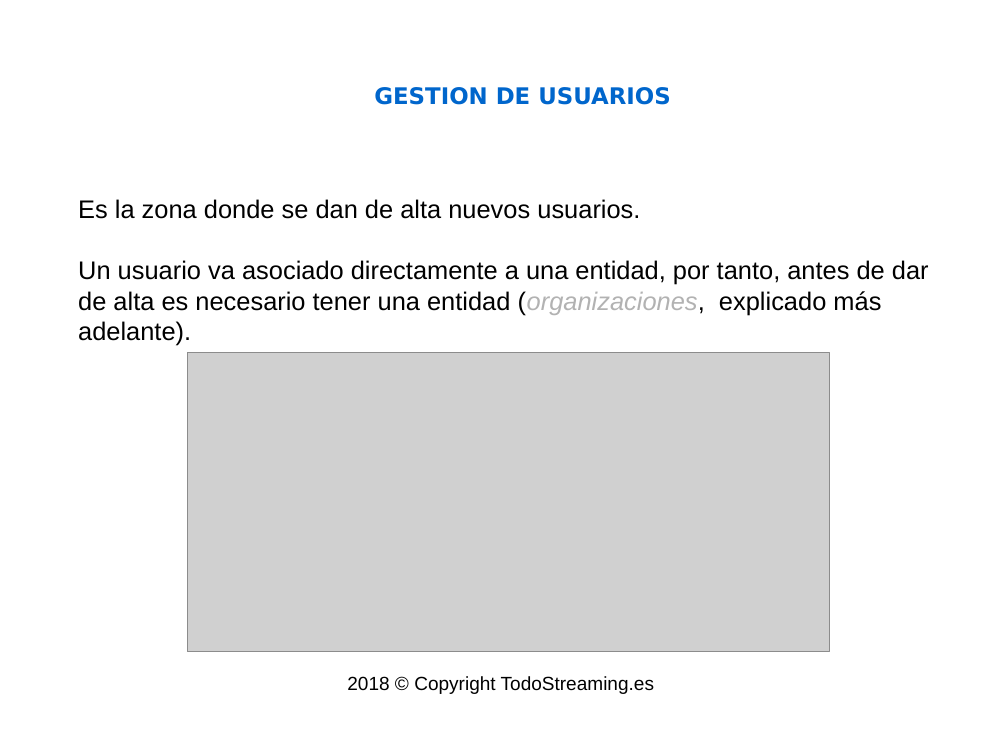
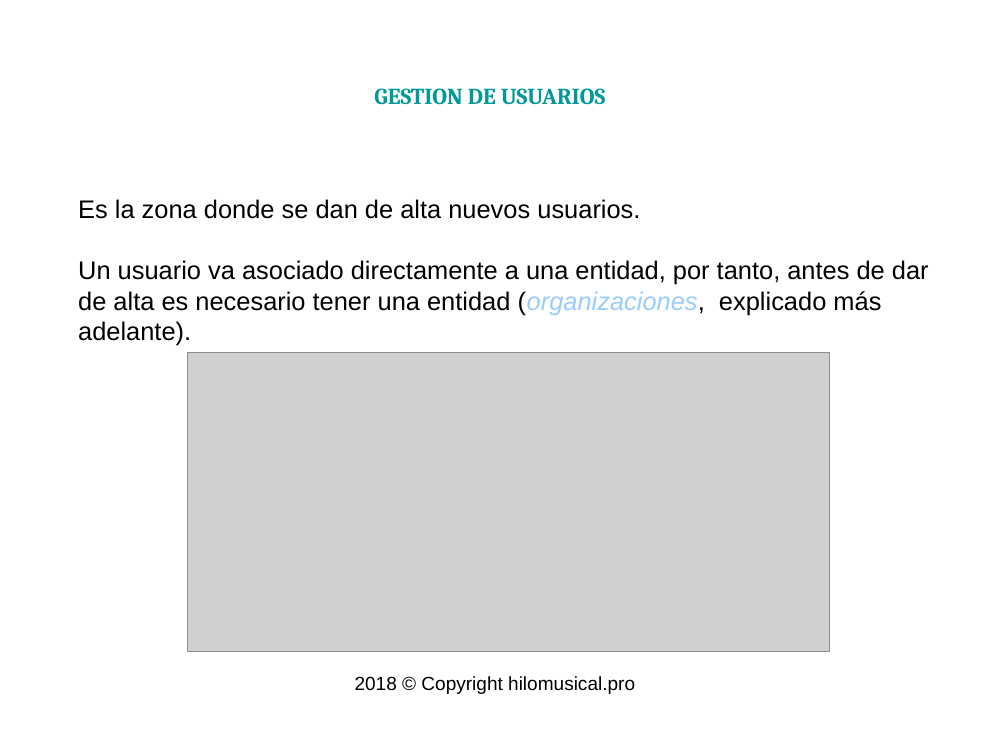
Before and after one commit to isaacml/instore, a slide deck: slide 6 of docs/Manual Administrador.odp. Drawn at 1008x756 pixels with LibreOffice and Linux fonts; fonts in the diff are those of the drawing; grey boxes stand for pictures; background and template pictures are left out. Boxes give left, top, right and bottom in pixels: in the first picture for what was removed or moved away, otherwise in the second. Text is boxed around its words. In the diff, an @@ line names an element or a change of style, - is before the commit and + after.

```diff
--- a/docs/Manual Administrador.odp
+++ b/docs/Manual Administrador.odp
@@ title "GESTION DE USUARIOS" at (x1=374, y1=88, x2=606, y2=105): font DejaVu Sans to Cambria, text colour #0066CC to #009999 @@
@@ subtitle at (x1=78, y1=260, x2=929, y2=346): text colour #B2B2B2 to #99CCFF in "(organizaciones," @@
@@ text at (x1=355, y1=676, x2=635, y2=694): text changed @@
-2018 © Copyright TodoStreaming.es
+2018 © Copyright hilomusical.pro
```
Also in this commit, not shown: 23 other slides changed, 1 slide removed, 4 other files.
